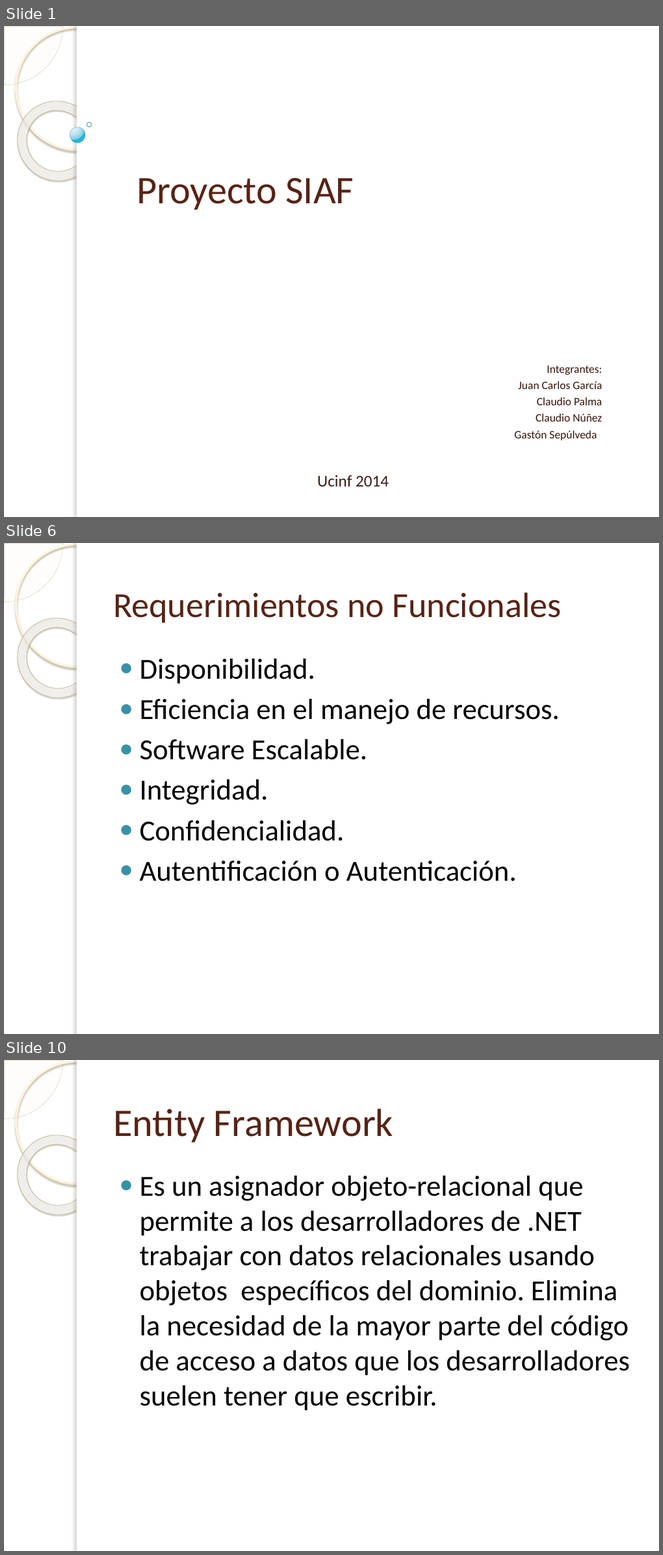
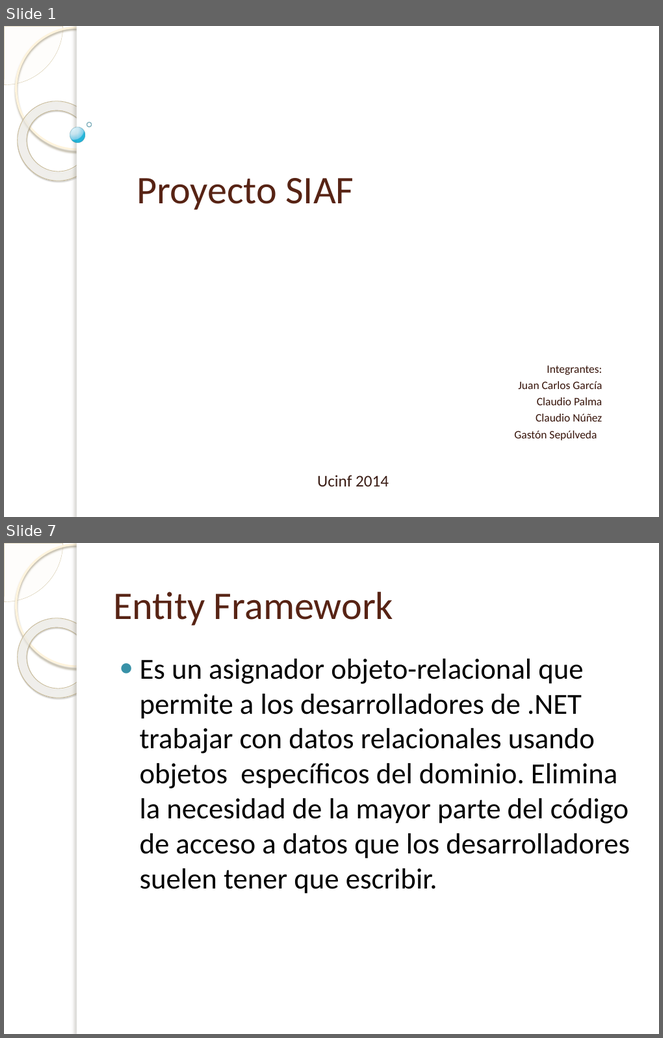
Before and after one commit to tonporaqui/DocProyecto, a slide deck: Proyecto SIAF.pptx. Shown one above the other, each under a label of ours: slides 1, 6 and 10 before the commit, slides 1 and 7 after it; the slides between them are not shown. The pictures are 663x1555 and 663x1038 pixels, drawn with LibreOffice and Linux fonts; fonts in the diff are those of the drawing; background and template pictures are left out. Boxes give left, top, right and bottom in pixels: in the first picture for what was removed or moved away, otherwise in the second. Text is boxed around its words. In the diff, an @@ line names an element or a change of style, - is before the commit and + after.

```diff
--- a/Proyecto SIAF.pptx
+++ b/Proyecto SIAF.pptx
@@ slide 6 removed at box(4, 543, 659, 1034), background picture (left out); not listed: 5 template elements that a slide beside it also shows @@
@@ title removed at box(113, 592, 561, 623) @@
-Requerimientos no Funcionales
@@ text removed at box(140, 659, 560, 882) @@
-● Disponibilidad.
-● Eficiencia en el manejo de recursos.
-● Software Escalable.
-● Integridad.
-● Confidencialidad.
-● Autentificación o Autenticación.
@@ what was slide 10 is now slide 7 @@
```
Also in this commit, not shown: 3 slides changed, 3 slides added, 5 other slides removed.
